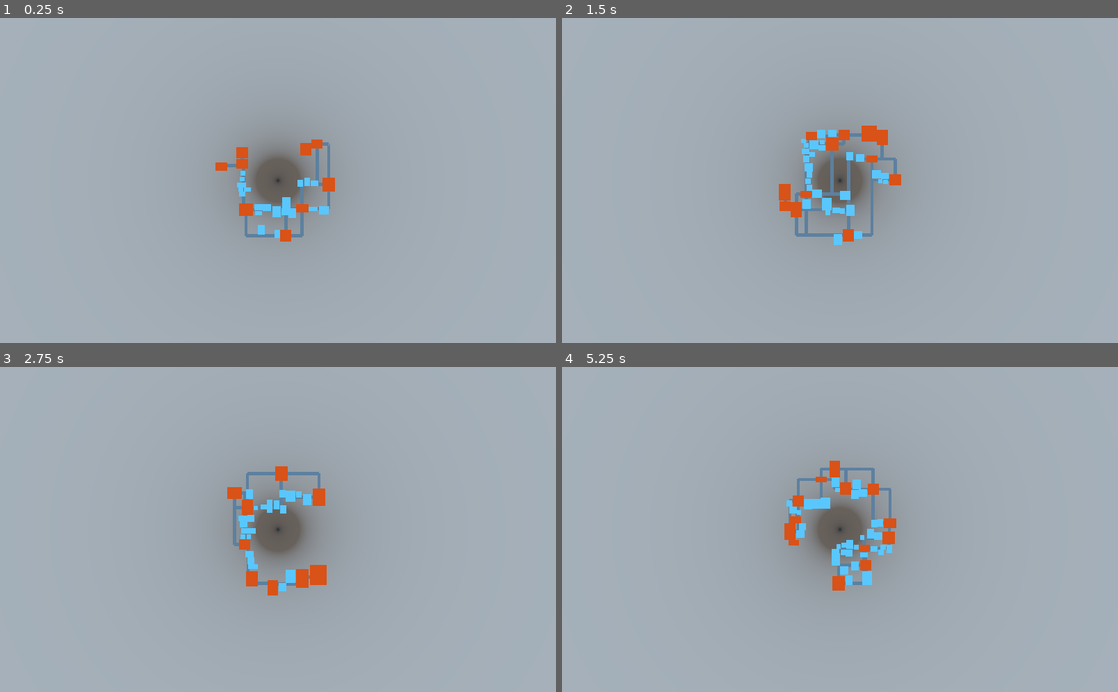
Above: before the commit, frames 1-4 (two rows, left to right).
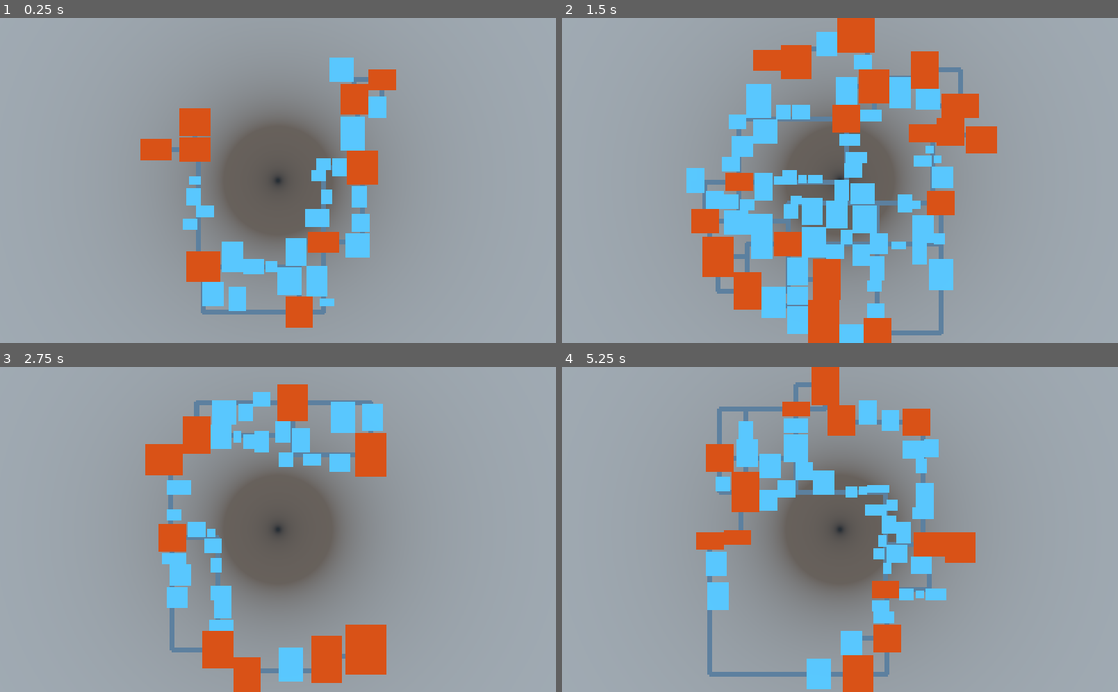
Above: after the commit, the same moments.

Repository: CavemanTournament/CavemanTournament
Game: Godot game, scene res://main.tscn
The game is run twice, just before and just after one commit, with the same random seed, the same clock (stepped at 60 frames per second) and the same inputs. This scene is started directly instead of the project's main scene.
Inputs (mouse positions are in pixels of both pictures, inside the frame that each line leads up to):
- Up to frame 1 (0.25 s): no input
- Up to frame 2 (1.5 s): tap Enter at 0.5 s; move the mouse to (962, 164) at 0.52 s; hold Space (ui_select) 0.53-1.25 s; click (962, 164) at 0.67 s; drag from (728, 196) to (812, 245) at 1.27 s
- Up to frame 3 (2.75 s): tap Enter at 2 s; move the mouse to (333, 458) at 2.02 s; hold Space (ui_select) from 2.03 s (still down); click (333, 458) at 2.17 s
- Up to frame 4 (5.25 s): release Space (ui_select) at 2.75 s; drag from (812, 594) to (673, 480) at 2.77 s; tap Enter at 3.5 s; move the mouse to (1006, 578) at 3.52 s; hold Space (ui_select) 3.53-4.25 s; click (1006, 578) at 3.67 s; drag from (673, 480) to (756, 448) at 4.27 s; move the mouse to (867, 529) at 5.02 s; hold Space (ui_select) from 5.03 s (still down); click (867, 529) at 5.17 s

The runs differ from the first frame. In frame 1, 23% of the frame differs, in the area x 25-72%, y 12-96%; in frame 2, 32%, in the area x 22-79%, y 0-100%; in frame 3, 28%; in frame 4, 27%.

Commit message:
refactor: dungeon class, fix rect intersect check

Diff:
--- a/dungeon/cell.gd
+++ b/dungeon/cell.gd
@@ -28,6 +28,9 @@
 
 func distance_to(cell: DungeonCell) -> float:
 	return self.transform.origin.distance_to(cell.transform.origin)
+
+func vector_to(cell: DungeonCell) -> Vector3:
+	return self.transform.origin - cell.transform.origin
 
 func set_size(size: Vector3) -> void:
 	self.height = size.y
@@ -67,12 +70,15 @@
 	if !cell:
 		return false
 
-	var intersects = self.rect.intersects(cell.rect, true)
-	var rect_eq = Util.rect2_component_equality(self.rect, cell.rect)
+	return merge_rect(cell.rect)
+
+func merge_rect(r: Rect2) -> bool:
+	var intersects = self.rect.intersects(r, true)
+	var rect_eq = Util.rect2_component_equality(self.rect, r)
 
 	# Only merge if cells are aligned on some axis and are at least touching
 	if intersects && (rect_eq.y || rect_eq.x):
-		set_rect(self.rect.merge(cell.rect))
+		set_rect(self.rect.merge(r))
 		return true
 
 	return false
--- /dev/null
+++ b/dungeon/dungeon.gd
@@ -0,0 +1,66 @@
+class_name Dungeon
+
+var cells: Dictionary
+var tree: RTree
+var next_cell_id: int
+
+func _init():
+	self.cells = {}
+	self.tree = RTree.new()
+	self.next_cell_id = 0
+
+func add_cell(pos: Vector3, size: Vector3) -> DungeonCell:
+	var cell: = DungeonCell.new(_get_unused_cell_id())
+	cell.set_position(pos)
+	cell.set_size(size)
+	self.cells[cell.id] = cell
+	self.tree.insert(cell.id, cell.rect)
+	return cell
+
+func remove_cell(id: int) -> void:
+	self.cells.erase(id)
+	self.tree.remove(id)
+
+func get_cells() -> Array:
+	return self.cells.values()
+
+func get_cell(id: int) -> DungeonCell:
+	return self.cells[id]
+
+func move_cell(id: int, delta: Vector3) -> void:
+	position_cell(id, get_cell(id).transform.origin + delta)
+
+func position_cell(id: int, pos: Vector3) -> void:
+	var cell = get_cell(id)
+	cell.set_position(pos)
+	self.tree.update(id, cell.rect)
+
+func merge_cell(id: int, r: Rect2) -> bool:
+	var cell = get_cell(id)
+	if cell.merge_rect(r):
+		self.tree.update(id, cell.rect)
+		return true
+
+	return false
+
+func cells_overlapping_cell(id: int) -> Array:
+	return self.tree.query_rect2(self.cells[id].rect)
+
+func cells_overlapping_point(v: Vector3) -> Array:
+	return self.tree.query_point(Vector2(v.x, v.z))
+
+func cells_overlapping_path(path: Array, segment_width: = 1) -> Array:
+	var cells = []
+	for i in range(path.size() - 1):
+		cells += cells_overlapping_segment(path[i], path[i + 1], segment_width)
+	return cells
+
+func cells_overlapping_segment(from: Vector3, to: Vector3, segment_width: = 1) -> Array:
+	var p1: = Vector2(from.x, from.z)
+	var p2: = Vector2(to.x, to.z)
+	return self.tree.query_segment(p1, p2, segment_width)
+
+func _get_unused_cell_id() -> int:
+	var id: = self.next_cell_id
+	self.next_cell_id += 1
+	return id
--- a/dungeon/generator.gd
+++ b/dungeon/generator.gd
@@ -15,9 +15,8 @@
 var fast_separation: bool # Use separation with better performance but worse quality
 
 var rng: RandomNumberGenerator
-var cells: Dictionary
-
-var next_cell_id: = 0
+
+var dungeon: Dungeon
 
 func _init(
 	_num_cells: int,
@@ -38,18 +37,15 @@
 	self.cell_height = _cell_height
 	self.fast_separation = _fast_separation
 
+	self.dungeon = Dungeon.new()
+
 	self.rng = RandomNumberGenerator.new()
 	self.rng.randomize()
 
-
-func generate(debug_separation: = false):
-	self.cells = {}
-	self.next_cell_id = 0
-
+func generate(debug_separation: = false) -> Dungeon:
 	# Generate randomly sized and positioned cells, and separate them
 	for _i in range(num_cells):
 		var cell: = generate_random_cell()
-		self.cells[cell.id] = cell
 
 		# Set cell type to room if it's big enough
 		if cell.rect.size.x >= min_room_size || debug_separation:
@@ -79,33 +75,22 @@
 		for path in link_paths:
 			create_corridors(path, corridor_width)
 
-	# Return rooms, siderooms and corridors
-	var assigned_cells: = []
-	for cell in self.cells.values():
-		if !cell.is_typeless():
-			assigned_cells.append(cell)
-
-	return assigned_cells
+	return self.dungeon
 
 func remove_overlapping_cells():
 	var overlaps = true
 	while overlaps:
 		overlaps = false
-		for cell1 in self.cells.values():
-			if get_overlapping_cell(cell1, self.cells.values()):
-				self.cells.erase(cell1.id)
+		for cell1 in self.dungeon.get_cells():
+			if self.dungeon.cells_overlapping_cell(cell1.id).size() > 1:
+				self.dungeon.remove_cell(cell1.id)
 				overlaps = true
 				break
 
-
-func get_unused_cell_id():
-	var id: = self.next_cell_id
-	self.next_cell_id += 1
-	return id
-
 func create_siderooms(path: Array):
-	for cell in self.cells.values():
-		if cell.is_typeless() && path_overlaps_cell(path, cell, corridor_width):
+	for id in self.dungeon.cells_overlapping_path(path, self.corridor_width):
+		var cell: = self.dungeon.get_cell(id)
+		if cell.is_typeless():
 			cell.set_type(DungeonVariables.CellType.SIDEROOM)
 
 func create_corridors(path: Array, path_width: int) -> DungeonCell:
@@ -118,6 +103,7 @@
 		assert(p1.x == p2.x || p1.z == p2.z) # Straight lines only
 
 		if p1 == p2:
+			# No need to add corridors when the segment has zero length
 			continue
 
 		var pos = p1
@@ -133,20 +119,23 @@
 				# When `width_range` is 0, we only consider the current position
 				# for the corridor. We're not adding more to the sides.
 
-				var overlapping_cell: = get_cell_at(pos, false)
+				var overlapping = false
+				for id in self.dungeon.cells_overlapping_point(pos):
+					if !self.dungeon.get_cell(id).is_typeless():
+						overlapping = true
+						break
 
 				# Add corridor cell at current position if the position is unoccupied
-				if !overlapping_cell:
-					var corridor: = DungeonCell.new(get_unused_cell_id())
-					corridor.set_size(Vector3(1, cell_height, 1))
-					corridor.set_position(pos)
-					corridor.set_type(DungeonVariables.CellType.CORRIDOR)
+				if !overlapping:
+					var size = Vector3(1, cell_height, 1)
+					var rect = Rect2(pos.x - (size.x / 2), pos.z - (size.z / 2), size.x, size.z)
 
 					# Merge new corridor with previous one if possible to reduce
 					# resulting game objects
-					if !prev_corridor || !prev_corridor.merge(corridor):
+					if !prev_corridor || !self.dungeon.merge_cell(prev_corridor.id, rect):
+						var corridor = self.dungeon.add_cell(pos, size)
+						corridor.set_type(DungeonVariables.CellType.CORRIDOR)
 						prev_corridor = corridor
-						self.cells[corridor.id] = corridor
 			else:
 				# We want a corridor with extra width. We figure out the extents
 				# of the corridor, and then create a path that follows the corridor
@@ -170,8 +159,8 @@
 
 				# Merge new wide corridor with previous one if possible to
 				# reduce resulting game objects
-				if prev_corridor && prev_corridor.merge(corridor):
-					self.cells.erase(corridor.id)
+				if prev_corridor && corridor && self.dungeon.merge_cell(prev_corridor.id, corridor.rect):
+					self.dungeon.remove_cell(corridor.id)
 				else:
 					prev_corridor = corridor
 
@@ -183,8 +172,6 @@
 	return prev_corridor
 
 func generate_random_cell() -> DungeonCell:
-	var cell: = DungeonCell.new(get_unused_cell_id())
-
 	var cell_size_base: = rng.randfn(cell_size_mean, cell_size_deviation)
 	var cell_size_ratio: = rng.randf_range(0.5, 1.5)
 	var cell_width: = round(cell_size_base)
@@ -197,23 +184,23 @@
 	cell_width += 1 - fmod(cell_width, 2)
 	cell_length += 1 - fmod(cell_length, 2)
 
-	cell.set_size(Vector3(cell_width, cell_height, cell_length))
-
-	var cell_pos: = Util.random_point_in_circle(self.cell_position_range).round()
-	cell.move(Vector3(cell_pos.x, 0, cell_pos.y))
-
-	return cell
-
-func delaunay_triangulate_cells(_cells: Array) -> Array:
+	var pos2d: = Util.random_point_in_circle(self.cell_position_range).round()
+
+	var pos: = Vector3(pos2d.x, 0, pos2d.y)
+	var size: = Vector3(cell_width, cell_height, cell_length)
+
+	return self.dungeon.add_cell(pos, size)
+
+func delaunay_triangulate_cells(cells: Array) -> Array:
 	var points: = PoolVector2Array()
-	for cell in _cells:
+	for cell in cells:
 		points.append(Vector2(cell.transform.origin.x, cell.transform.origin.z))
 
 	var triangulated_indices: = Geometry.triangulate_delaunay_2d(points)
 
 	var triangulated_cells: = []
 	for idx in triangulated_indices:
-		triangulated_cells.append(_cells[idx])
+		triangulated_cells.append(cells[idx])
 
 	return triangulated_cells
 
@@ -221,7 +208,7 @@
 	var rooms: = []
 	var room_graph: = Graph.new()
 
-	for cell in self.cells.values():
+	for cell in self.dungeon.get_cells():
 		if cell.is_room():
 			rooms.append(cell)
 			room_graph.add_node(cell.id)
@@ -259,8 +246,8 @@
 func get_cell_link_path(cell1_id, cell2_id):
 	var path: = []
 
-	var cell1: DungeonCell = self.cells[cell1_id]
-	var cell2: DungeonCell = self.cells[cell2_id]
+	var cell1: DungeonCell = self.dungeon.get_cell(cell1_id)
+	var cell2: DungeonCell = self.dungeon.get_cell(cell2_id)
 
 	var x1: = max(cell1.rect.position.x, cell2.rect.position.x)
 	var x2: = min(cell1.rect.end.x, cell2.rect.end.x)
@@ -312,35 +299,30 @@
 		var temp_path2_overlaps: = 0
 
 		# We can't always avoid overlaps, but we want to at least minimize them
-		for cell in self.cells.values():
-			if cell.is_room():
-				if path_overlaps_cell(temp_path1, cell):
-					temp_path1_overlaps += 1
-				if path_overlaps_cell(temp_path2, cell):
-					temp_path2_overlaps += 1
+		for id in self.dungeon.cells_overlapping_path(temp_path1, self.corridor_width):
+			if self.dungeon.get_cell(id).is_room():
+				temp_path1_overlaps += 1
+		for id in self.dungeon.cells_overlapping_path(temp_path2, self.corridor_width):
+			if self.dungeon.get_cell(id).is_room():
+				temp_path2_overlaps += 1
 
 		path = temp_path1 if temp_path1_overlaps < temp_path2_overlaps else temp_path2
 
 	return path
 
 func separate_cells():
-	var tree = RTree.new()
-	for id in self.cells:
-		tree.insert(id, cells[id].rect)
-
 	var ticks = 0
 	var overlaps = true
 
 	while overlaps && ticks < 200:
 		overlaps = false
-		for cell1 in self.cells.values():
-
+		for cell1 in self.dungeon.get_cells():
 			var v = Vector3.ZERO
-			var overlapping_cells = tree.find_overlapping(cell1.rect)
+			var overlapping_cells = self.dungeon.cells_overlapping_cell(cell1.id)
 
 			for cell2_id in overlapping_cells:
 				if cell1.id != cell2_id:
-					var delta = cells[cell2_id].transform.origin - cell1.transform.origin
+					var delta = self.dungeon.get_cell(cell2_id).vector_to(cell1)
 					# Close rectangles should affect movement more than far away rectangles
 					var inv_sqr = 5.0 / (delta.length_squared() + 0.01)
 					v += delta * inv_sqr
@@ -353,26 +335,35 @@
 				if v.length() > 2:
 					v = v.normalized() * 2
 
-				cell1.move(v)
-				tree.update(cell1.id, cell1.rect)
+				self.dungeon.move_cell(cell1.id, v)
 				overlaps = true
 			else:
-				var snapped = cell1.transform.origin.snapped(Vector3(1, 1, 1))
+				var snapped = cell1.transform.origin.round()
 				if cell1.transform.origin != snapped:
-					cell1.set_position(snapped)
-					tree.update(cell1.id, cell1.rect)
+					self.dungeon.position_cell(cell1.id, snapped)
 
 		ticks += 1
+
+	# Make sure all cells are snapped to grid
+	for cell in self.dungeon.get_cells():
+		var snapped = cell.transform.origin.round()
+		if cell.transform.origin != snapped:
+			self.dungeon.position_cell(cell.id, snapped)
 
 func separate_cells_fast():
 	var separated = []
 
-	for cell1 in self.cells.values():
+	for cell1 in self.dungeon.get_cells():
 		var dir: Vector3 = cell1.transform.origin.normalized()
 		var angle: = dir.angle_to(Vector3.RIGHT)
 
 		while true:
-			var cell2: = get_overlapping_cell(cell1, separated)
+			var cell2: DungeonCell
+
+			for cell in self.dungeon.get_cells():
+				if cell1.id != cell.id && cell1.rect.intersects(cell.rect):
+					cell2 = cell
+					break
 
 			if !cell2:
 				break
@@ -394,31 +385,6 @@
 
 			assert(delta.length() > 0)
 
-			cell1.move(delta.round())
+			self.dungeon.move_cell(cell1.id, delta.round())
 
 		separated.append(cell1)
-
-func get_overlapping_cell(cell1: DungeonCell, cell_arr: Array) -> DungeonCell:
-	for cell2 in cell_arr:
-		if cell1.id != cell2.id && cell1.rect.intersects(cell2.rect):
-			return cell2
-	return null
-
-func get_cell_at(pos: Vector3, include_typeless: = true) -> DungeonCell:
-	for cell in self.cells.values():
-		if !include_typeless && cell.is_typeless():
-			continue
-		if point_overlaps_cell(pos, cell):
-			return cell
-	return null
-
-func path_overlaps_cell(path: Array, cell: DungeonCell, line_width: int = 1):
-	for i in range(path.size() - 1):
-		var path_p1: = Vector2(path[i].x, path[i].z)
-		var path_p2: = Vector2(path[i + 1].x, path[i + 1].z)
-		return Util.segment_intersects_rect2(path_p1, path_p2, cell.rect, line_width)
-
-	return false
-
-func point_overlaps_cell(point: Vector3, cell: DungeonCell):
-	return cell.rect.has_point(Vector2(point.x, point.z))
--- a/main.gd
+++ b/main.gd
@@ -32,9 +32,9 @@
 		self.cell_height,
 		self.fast_separation
 	)
-	var cells = dungeon_generator.generate(self.debug_separation)
+	var dungeon = dungeon_generator.generate(self.debug_separation)
 
-	for cell in cells:
+	for cell in dungeon.get_cells():
 		cell.set_size(cell.get_size() * self.tile_size)
 		cell.set_position(cell.transform.origin * self.tile_size)
 
@@ -48,16 +48,8 @@
 	self.debug_geom.clear()
 
 	if self.debug:
-		for cell in cells:
+		for cell in dungeon.get_cells():
 			draw_cell(cell)
-
-		yield(get_tree(), "idle_frame")
-		for i in range(cells.size() - 1):
-			for j in range(i + 1, cells.size()):
-				if cells[i].rect.intersects(cells[j].rect):
-					print("Warning: cells ", cells[i].id, " and ", cells[j].id, " overlap")
-					draw_cell(cells[i])
-					draw_cell(cells[j])
 
 func draw_cell(cell) -> void:
 	self.debug_geom.begin(Mesh.PRIMITIVE_LINE_LOOP)
--- a/main.tscn
+++ b/main.tscn
@@ -12,7 +12,6 @@
 num_cells = 150
 cell_position_range = 10
 min_room_size = 16
-corridor_width = 5
 
 [node name="Rooms" type="Node" parent="."]
 
@@ -24,7 +23,7 @@
 transform = Transform( 1, 0, 0, 0, -4.37114e-08, 1, 0, -1, -4.37114e-08, 0, 94.6062, 0 )
 projection = 1
 fov = 90.7
-size = 500.01
+size = 200.0
 near = 0.1
 far = 687.3
 
--- a/project.godot
+++ b/project.godot
@@ -9,6 +9,11 @@
 config_version=4
 
 _global_script_classes=[ {
+"base": "Reference",
+"class": "Dungeon",
+"language": "GDScript",
+"path": "res://dungeon/dungeon.gd"
+}, {
 "base": "RigidBody",
 "class": "DungeonCell",
 "language": "GDScript",
@@ -40,6 +45,7 @@
 "path": "res://scripts/util.gd"
 } ]
 _global_script_class_icons={
+"Dungeon": "",
 "DungeonCell": "",
 "DungeonGenerator": "",
 "Graph": "",
--- a/scripts/r_tree.gd
+++ b/scripts/r_tree.gd
@@ -9,7 +9,7 @@
 	self.max_children = _max_children
 	self.nodes = {}
 
-func find_overlapping(rect: Rect2, include_borders: bool = false) -> Array:
+func query_rect2(rect: Rect2, include_borders: bool = false) -> Array:
 	var overlapping: = []
 	var stack: = [root]
 	while stack.size() > 0:
@@ -24,24 +24,91 @@
 
 	return overlapping
 
+func query_point(point: Vector2) -> Array:
+	var overlapping: = []
+	var stack: = [root]
+	while stack.size() > 0:
+		var node: RTreeNode = stack.pop_back()
+
+		for child in node.children:
+			if child.mbr.has_point(point):
+				if child.is_leaf():
+					overlapping.append(child.id)
+				else:
+					stack.append(child)
+
+	return overlapping
+
+func query_segment(from: Vector2, to: Vector2, segment_width: = 1) -> Array:
+	var overlapping: = []
+	var stack: = [root]
+	while stack.size() > 0:
+		var node: RTreeNode = stack.pop_back()
+
+		for child in node.children:
+			if Util.segment_intersects_rect2(from, to, child.mbr, segment_width):
+				if child.is_leaf():
+					overlapping.append(child.id)
+				else:
+					stack.append(child)
+
+	return overlapping
+
 func update(id: int, mbr: Rect2) -> void:
-	assert(nodes.has(id))
-	nodes[id].update_mbr(mbr)
-
-func insert(id: int, mbr: Rect2, node: RTreeNode = self.root) -> void:
+	assert(self.nodes.has(id))
+	self.nodes[id].update_mbr(mbr)
+
+func remove(id: int) -> void:
+	assert(self.nodes.has(id))
+	var node: RTreeNode = self.nodes[id]
+	var parent: = node.parent
+
+	parent.remove(node)
+	self.nodes.erase(id)
+
+	if parent.children.size() < ceil(0.4 * self.max_children):
+		_handle_underflow(parent)
+
+func insert(id: int, mbr: Rect2) -> void:
+	assert(!self.nodes.has(id))
+	var new_node: = RTreeNode.new(id, mbr)
+	self.nodes[id] = new_node
+
+	_insert_node(new_node)
+
+func _insert_node(new_node: RTreeNode, node: RTreeNode = self.root) -> void:
 	if node.is_leaf():
-		assert(!self.nodes.has(id))
-
 		var parent: = node if node == root else node.parent
-		var new_node: = RTreeNode.new(id, mbr)
 		parent.insert(new_node)
-		self.nodes[id] = new_node
-
-		if parent.children.size() > max_children:
+
+		if parent.children.size() > self.max_children:
 			_handle_overflow(parent)
 	else:
-		var n = _choose_subtree(mbr, node)
-		insert(id, mbr, n)
+		var n = _choose_subtree(new_node.mbr, node)
+		_insert_node(new_node, n)
+
+func _handle_underflow(node: RTreeNode) -> void:
+	var leaves: = []
+	var queue: = [node]
+	while queue.size() > 0:
+		var current_node: RTreeNode = queue.pop_back()
+		for child in current_node.children:
+			if child.is_leaf():
+				leaves.append(child)
+			else:
+				queue.append(child)
+
+	if node != self.root:
+		var parent = node.parent
+		parent.remove(node)
+
+		for leaf in leaves:
+			_insert_node(leaf)
+
+		if parent.children.size() < ceil(0.4 * self.max_children):
+			_handle_underflow(parent)
+	elif self.root.children.size() == 1:
+		self.root = node.children[0]
 
 func _handle_overflow(node: RTreeNode) -> void:
 	var split: = _split_node(node)
@@ -49,17 +116,22 @@
 	new_nodes[0].insert_all(node.children.slice(0, split))
 	new_nodes[1].insert_all(node.children.slice(split + 1, node.children.size() - 1))
 
-	if node == root:
+	assert(new_nodes[0].children.size() > 0)
+	assert(new_nodes[1].children.size() > 0)
+
+	if node == self.root:
 		var new_root: = RTreeNode.new()
 		new_root.insert_all(new_nodes)
 
-		root = new_root
+		self.root = new_root
 	else:
 		var parent: = node.parent
 		parent.remove(node)
 		parent.insert_all(new_nodes)
 
-		if parent.children.size() > max_children:
+		assert(parent.children.size() > 0)
+
+		if parent.children.size() > self.max_children:
 			_handle_overflow(parent)
 
 func _choose_subtree(mbr: Rect2, node: RTreeNode = self.root) -> RTreeNode:
@@ -173,7 +245,9 @@
 
 		var idx = self.children.find(node)
 		assert(idx != -1)
-		children.remove(idx)
+
+		self.children.remove(idx)
+		node.parent = null
 
 		_update_mbr()
 
--- a/scripts/util.gd
+++ b/scripts/util.gd
@@ -13,20 +13,50 @@
 	segment_width: int = 1
 ) -> bool:
 	var w = (float(segment_width) - 1) / 2
-	var rect_p1 = Vector2(rect.position.x - floor(w), rect.position.y - floor(w))
-	var rect_p2 = Vector2(rect.end.x + ceil(w), rect.position.y - floor(w))
-	var rect_p3 = Vector2(rect.end.x + ceil(w), rect.end.y + ceil(w))
-	var rect_p4 = Vector2(rect.position.x - floor(w), rect.end.y + ceil(w))
+	rect = rect.grow(w)
 
-	return (
-		Geometry.segment_intersects_segment_2d(p1, p2, rect_p1, rect_p2) ||
-		Geometry.segment_intersects_segment_2d(p1, p2, rect_p2, rect_p3) ||
-		Geometry.segment_intersects_segment_2d(p1, p2, rect_p3, rect_p4) ||
-		Geometry.segment_intersects_segment_2d(p1, p2, rect_p4, rect_p1)
-	)
+	var min_x = min(p1.x, p2.x)
+	var max_x = max(p1.x, p2.x)
+	min_x = max(min_x, rect.position.x)
+	max_x = min(max_x, rect.end.x)
+
+	if min_x > max_x:
+		# Segment is fully on the left or right side of the rectangle
+		return false
+
+	var min_y = p1.y
+	var max_y = p2.y
+
+	# Calculate y position for segment when x is min_x and max_x
+	var dx = p2.x - p1.x
+	if abs(dx) > 0.0000001:
+		# A line can be represented as (ax + b), so we need to calculate a and b
+		# from the given endpoints p1 and p2
+		var a = (p2.y - p1.y) / dx
+		var b = p1.y - (a * p1.x)
+		min_y = (a * min_x) + b
+		max_y = (a * max_x) + b
+
+	if min_y > max_y:
+		var tmp = max_y
+		max_y = min_y
+		min_y = tmp
+
+	min_y = max(min_y, rect.position.y)
+	max_y = min(max_y, rect.end.y)
+
+	# Segment intersects if it's not fully above or below the rectangle
+	return min_y <= max_y
 
 static func rect2_component_equality(rect1, rect2) -> Dictionary:
 	return {
 		"x": rect1.position.x == rect2.position.x && rect1.end.x == rect2.end.x,
 		"y": rect1.position.y == rect2.position.y && rect1.end.y == rect2.end.y
 	}
+
+static func filter(filter_function: FuncRef, arr: Array) -> Array:
+	var results = []
+	for value in arr:
+		if filter_function.call_func(value):
+			results.append(value)
+	return results
--- a/test/unit/test_r_tree.gd
+++ b/test/unit/test_r_tree.gd
@@ -1,13 +1,17 @@
 extends "res://addons/gut/test.gd"
+
+# Set seed to get predictable results
+var gen_seed: = 123456789
+var tree_max_children: = 9
 
 func test_find_generated_rectangles():
 	var num_search_rects = 100
 	var num_test_rects = 100
 
 	var rng = RandomNumberGenerator.new()
-	rng.set_seed(3) # Set seed to get predictable results
+	rng.set_seed(gen_seed)
 
-	var tree = RTree.new()
+	var tree = RTree.new(tree_max_children)
 
 	# Generate random rectangles to be searched for
 	var data_rects = []
@@ -15,6 +19,9 @@
 		var rect = generate_rect(rng)
 		data_rects.append(rect)
 		tree.insert(i, rect)
+
+	_assert_tree_height(tree.root, _get_tree_height(tree))
+	_assert_tree_balance(tree.root, 9)
 
 	for i in num_search_rects:
 		var expected = []
@@ -26,7 +33,7 @@
 			if search_rect.intersects(data_rects[j]):
 				expected.append(j)
 
-		var found = tree.find_overlapping(search_rect)
+		var found = tree.query_rect2(search_rect)
 
 		assert_eq(expected.size(), found.size())
 		for id in found:
@@ -37,9 +44,9 @@
 	var num_test_rects = 1000
 
 	var rng = RandomNumberGenerator.new()
-	rng.set_seed(3) # Set seed to get predictable results
+	rng.set_seed(gen_seed)
 
-	var tree = RTree.new()
+	var tree = RTree.new(tree_max_children)
 
 	# Generate random rectangles to be searched for
 	var data_rects = []
@@ -63,11 +70,78 @@
 			if search_rect.intersects(data_rects[j]):
 				expected.append(j)
 
-		var found = tree.find_overlapping(search_rect)
+		var found = tree.query_rect2(search_rect)
 
 		assert_eq(expected.size(), found.size())
 		for id in found:
 			assert_has(expected, id)
+
+func test_remove_generated_rectangles():
+	var num_search_rects = 100
+	var num_test_rects = 1000
+	var num_remove_rects = 200
+
+	var rng = RandomNumberGenerator.new()
+	rng.set_seed(gen_seed)
+
+	var tree = RTree.new(tree_max_children)
+
+	# Generate random rectangles to be searched for
+	var data_rects = {}
+	for i in num_test_rects:
+		var rect = generate_rect(rng)
+		data_rects[i] = rect
+		tree.insert(i, rect)
+
+	for i in num_remove_rects:
+		data_rects.erase(i)
+		tree.remove(i)
+
+	_assert_tree_height(tree.root, _get_tree_height(tree))
+	_assert_tree_balance(tree.root, 9)
+
+	for i in num_search_rects:
+		var expected = []
+
+		# Generate random rectangle to search with
+		var search_rect = generate_rect(rng)
+
+		for j in range(num_remove_rects, num_test_rects):
+			if search_rect.intersects(data_rects[j]):
+				expected.append(j)
+
+		var found = tree.query_rect2(search_rect)
+
+		assert_eq(expected.size(), found.size())
+		for id in found:
+			assert_has(expected, id)
+
+func _get_tree_height(tree: RTree) -> int:
+	var node = tree.root
+	var height: = 0
+
+	while !node.is_leaf():
+		node = node.children[0]
+		height += 1
+
+	return height
+
+func _assert_tree_height(node, expected_height: int, current_height: int = 0):
+	if node.is_leaf():
+		assert_eq(expected_height, current_height)
+	else:
+		for child in node.children:
+			_assert_tree_height(child, expected_height, current_height + 1)
+
+func _assert_tree_balance(node, max_children: int):
+	var is_root = node.parent == null && node.children.size() == 0 && node.id == null
+
+	if !node.is_leaf():
+		assert_true(node.children.size() <= max_children)
+		assert_true(is_root || node.children.size() >= ceil(0.4 * max_children))
+	else:
+		for child in node.children:
+			_assert_tree_balance(child, max_children)
 
 func generate_rect(rng):
 	return Rect2(
